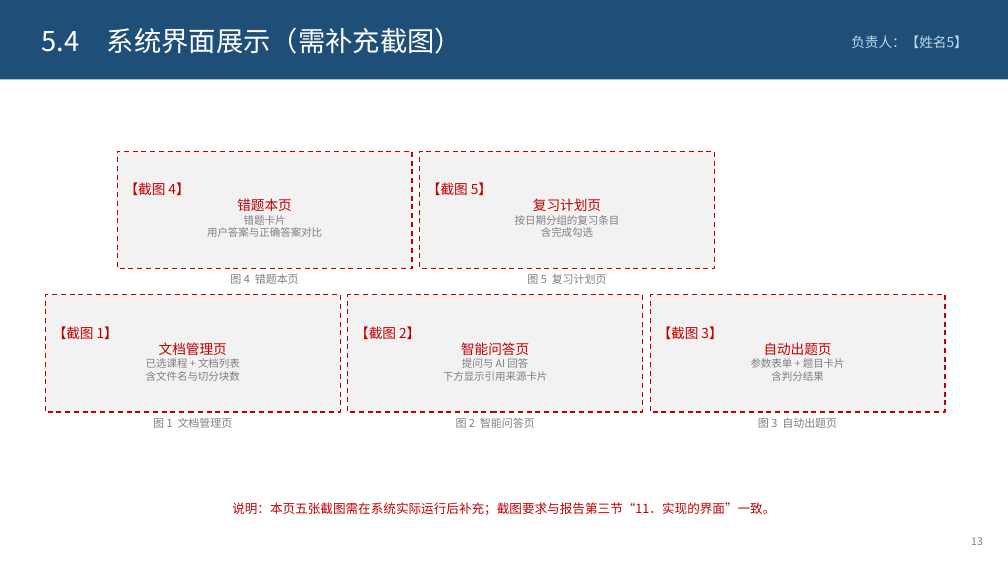
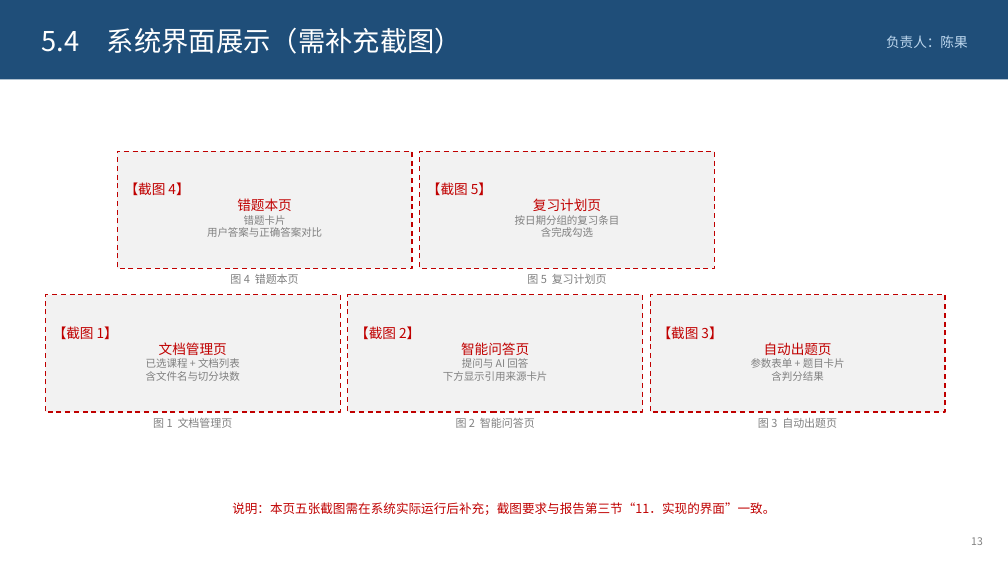
Before and after one commit to xingkongzcj/langchain_agent, a slide deck: slide 13 of defense/智学助手-课程设计答辩.pptx. Drawn at 1008x567 pixels with LibreOffice and Linux fonts; fonts in the diff are those of the drawing. Boxes give left, top, right and bottom in pixels: in the first picture for what was removed or moved away, otherwise in the second. Text is boxed around its words. In the diff, an @@ line names an element or a change of style, - is before the commit and + after.

```diff
--- a/defense/智学助手-课程设计答辩.pptx
+++ b/defense/智学助手-课程设计答辩.pptx
@@ text at bbox=[886, 35, 968, 48]: text changed @@
-负责人：【姓名5】
+负责人：陈果
```
Also in this commit, not shown: 6 other slides changed, 1 other file.
